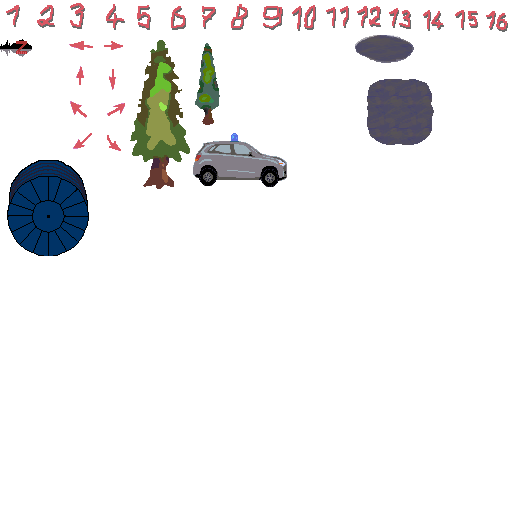
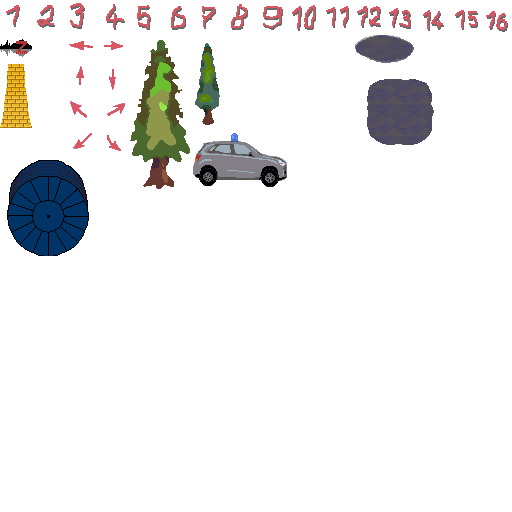
Revision of a layered (512, 512) image; what changed, layer by layer:
pixels changed over <box>0,64,32,128</box> (layer not identified)
